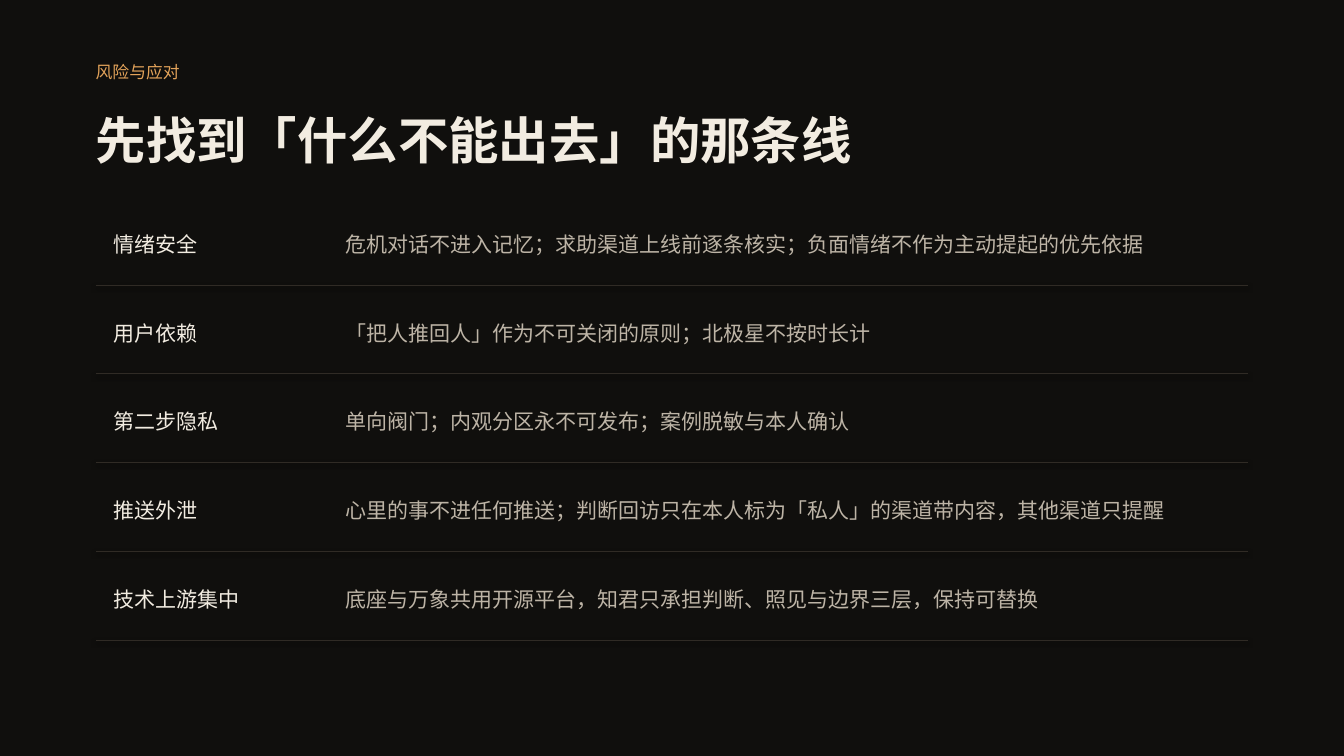
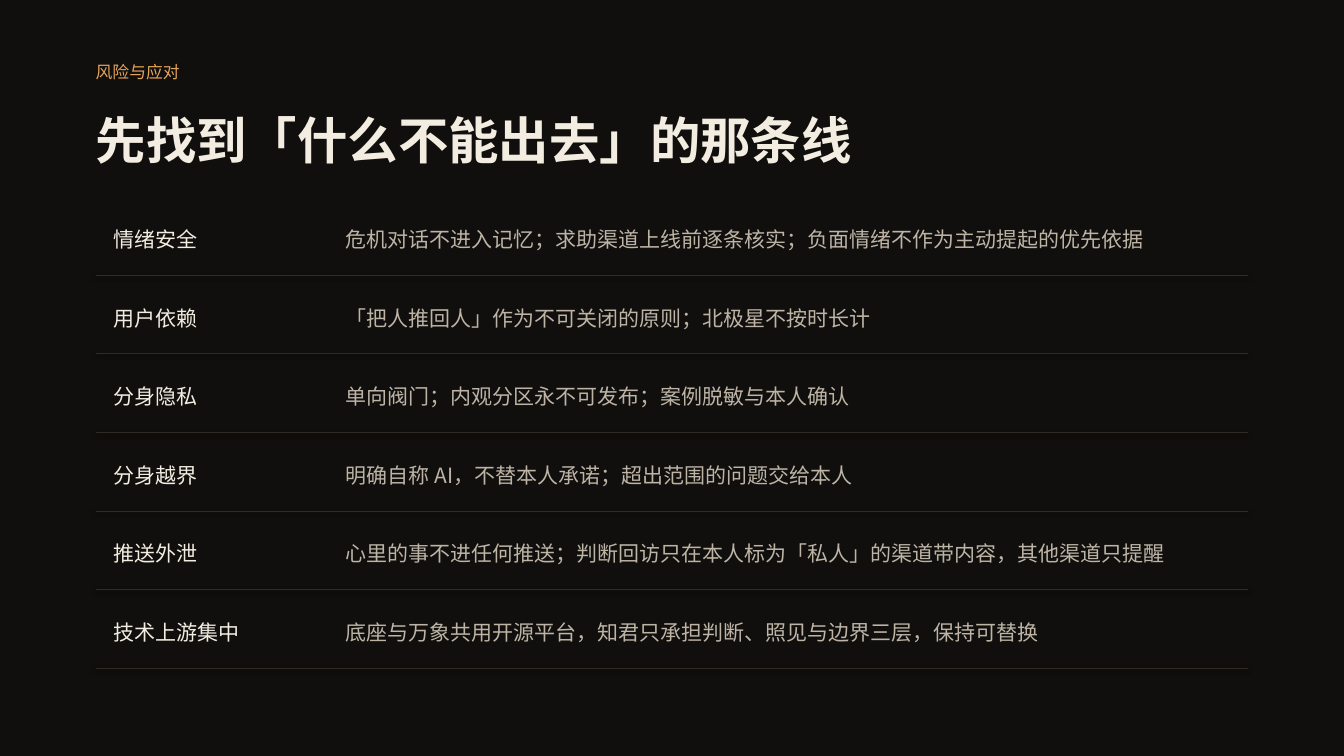
Before and after one commit to finewood2008/centaurAI, a slide deck: slide 21 of docs/product/ZHIJUN_BUSINESS_PLAN.pptx (slide 20 before the commit). Drawn at 1344x756 pixels with LibreOffice and Linux fonts; fonts in the diff are those of the drawing. Boxes give left, top, right and bottom in pixels: in the first picture for what was removed or moved away, otherwise in the second. Text is boxed around its words. In the diff, an @@ line names an element or a change of style, - is before the commit and + after.

```diff
--- a/docs/product/ZHIJUN_BUSINESS_PLAN.pptx
+++ b/docs/product/ZHIJUN_BUSINESS_PLAN.pptx
@@ text "情绪安全": place and size @@
-text "情绪安全" at (114, 234, 198, 254)
+text "情绪安全" at (114, 229, 198, 249)
@@ text "危机对话不进入记忆；求助渠道上线前逐条核实；负面情绪不作为主动提起的优先依据": place and size @@
-text "危机对话不进入记忆；求助渠道上线前逐条核实；负面情绪不作为主动提起的优先依据" at (346, 234, 1144, 255)
+text "危机对话不进入记忆；求助渠道上线前逐条核实；负面情绪不作为主动提起的优先依据" at (346, 229, 1144, 250)
@@ line moved from (96, 285) - (1248, 285) to (96, 275) - (1248, 275) @@
@@ text "用户依赖": place and size @@
-text "用户依赖" at (114, 323, 198, 343)
+text "用户依赖" at (114, 308, 198, 328)
@@ text "「把人推回人」作为不可关闭的原则；北极星不按时长计": place and size @@
-text "「把人推回人」作为不可关闭的原则；北极星不按时长计" at (346, 323, 871, 344)
+text "「把人推回人」作为不可关闭的原则；北极星不按时长计" at (346, 308, 871, 329)
@@ line moved from (96, 374) - (1248, 374) to (96, 354) - (1248, 354) @@
@@ text "单向阀门；内观分区永不可发布；案例脱敏与本人确认": place and size @@
-text "单向阀门；内观分区永不可发布；案例脱敏与本人确认" at (346, 411, 850, 432)
+text "单向阀门；内观分区永不可发布；案例脱敏与本人确认" at (346, 386, 850, 407)
@@ text at (114, 386, 198, 406): text changed @@
-第二步隐私
+分身隐私
@@ line moved from (96, 463) - (1248, 463) to (96, 433) - (1248, 433) @@
@@ text added at (114, 465, 198, 485), 15 pt, text #F2ECE1 @@
+分身越界
@@ text added at (346, 465, 852, 486), 15 pt, text #BDB4A6 @@
+明确自称 AI，不替本人承诺；超出范围的问题交给本人
@@ line moved from (96, 552) - (1248, 552) to (96, 511) - (1248, 511) @@
@@ text "推送外泄": place and size @@
-text "推送外泄" at (114, 500, 198, 520)
+text "推送外泄" at (114, 543, 198, 563)
@@ text "心里的事不进任何推送；判断回访只在本人标为「私人」的渠道带内容，其他渠道只提醒": place and size @@
-text "心里的事不进任何推送；判断回访只在本人标为「私人」的渠道带内容，其他渠道只提醒" at (346, 500, 1165, 521)
+text "心里的事不进任何推送；判断回访只在本人标为「私人」的渠道带内容，其他渠道只提醒" at (346, 543, 1165, 564)
@@ line moved from (96, 640) - (1248, 640) to (96, 590) - (1248, 590) @@
@@ text "技术上游集中": place and size @@
-text "技术上游集中" at (114, 589, 240, 609)
+text "技术上游集中" at (114, 622, 240, 642)
@@ text "底座与万象共用开源平台，知君只承担判断、照见与边界三层，保持可替换": place and size @@
-text "底座与万象共用开源平台，知君只承担判断、照见与边界三层，保持可替换" at (346, 589, 1039, 609)
+text "底座与万象共用开源平台，知君只承担判断、照见与边界三层，保持可替换" at (346, 622, 1039, 642)
@@ line added from (96, 668) to (1248, 668), #302B25 0.75 pt @@
```
Also in this commit, not shown: 18 other slides changed, 1 slide added, 2 other files.
